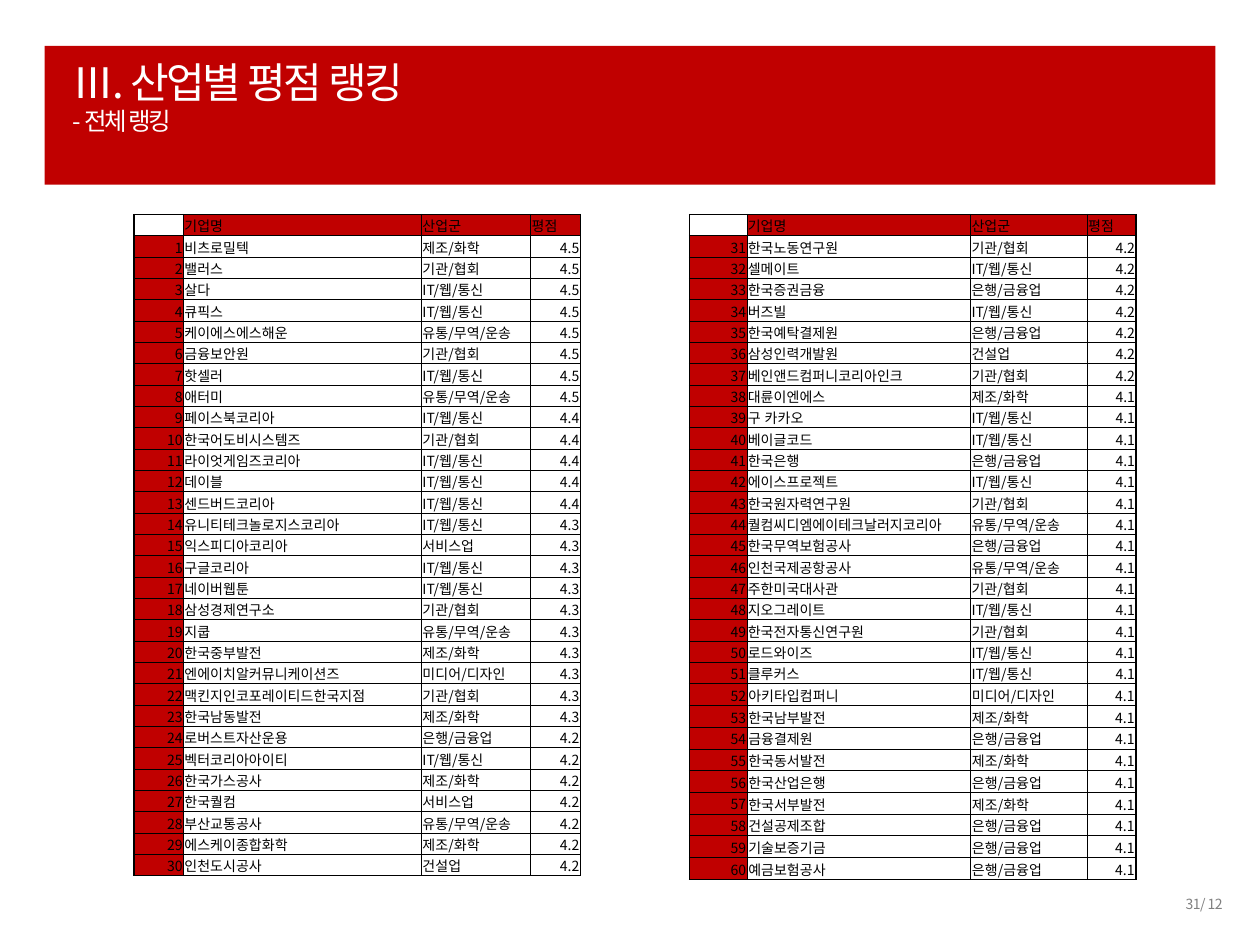
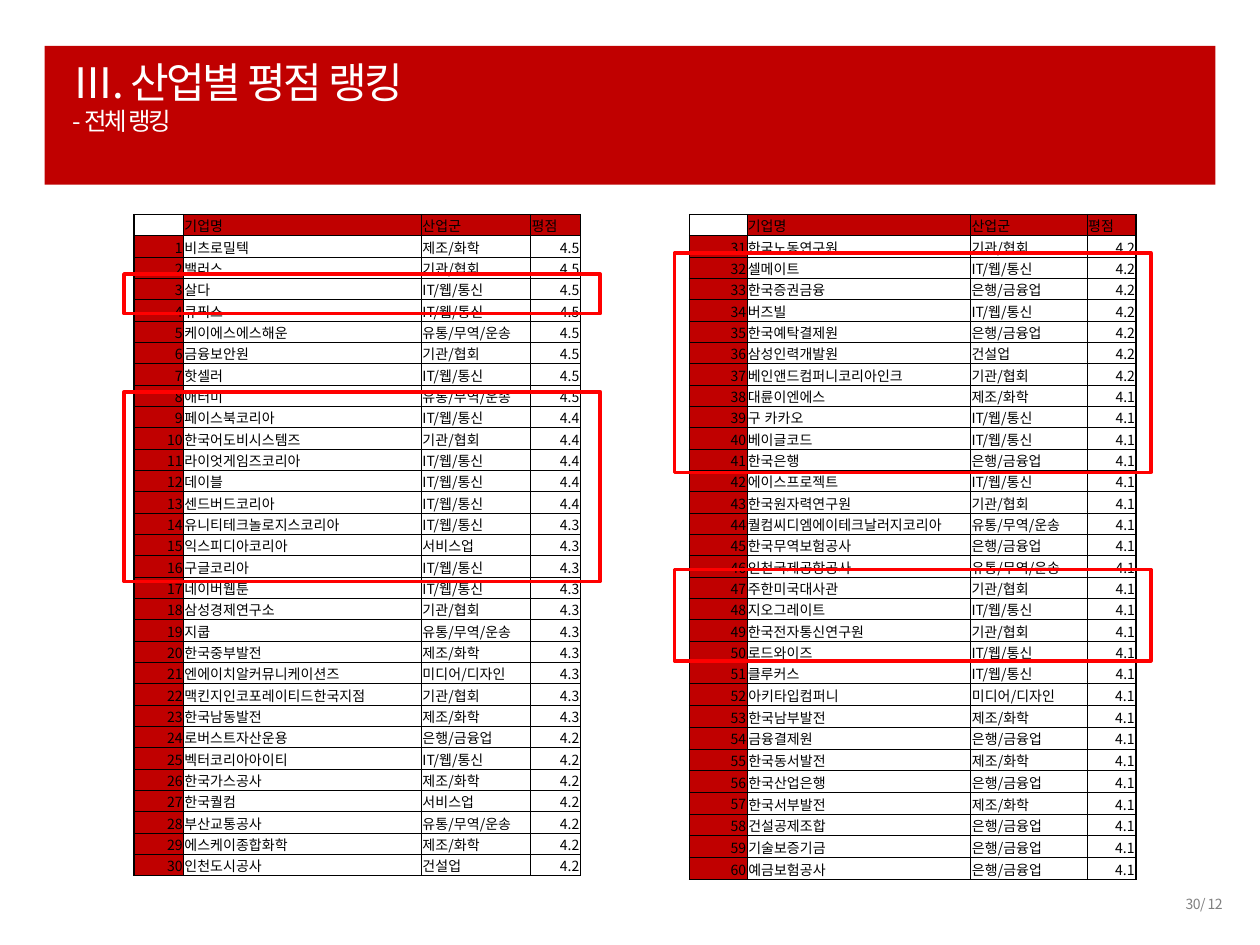
Before and after one commit to ParkHwan/R-studio, a slide deck: slide 30 of project/최종 발표자료.pptx (slide 31 before the commit). Drawn at 1260x945 pixels with LibreOffice and Linux fonts; fonts in the diff are those of the drawing. Boxes give left, top, right and bottom in pixels: in the first picture for what was removed or moved away, otherwise in the second. Text is boxed around its words. In the diff, an @@ line names an element or a change of style, - is before the commit and + after.

Commit message:
0418

```diff
--- a/project/최종 발표자료.pptx
+++ b/project/최종 발표자료.pptx
@@ rectangle added at box(674, 253, 1150, 472), outline #FF0000 2 pt @@
@@ rectangle added at box(123, 275, 600, 314), outline #FF0000 2 pt @@
@@ rectangle added at box(123, 392, 600, 582), outline #FF0000 2 pt @@
@@ rectangle added at box(674, 570, 1150, 662), outline #FF0000 2 pt @@
@@ page number at box(1186, 898, 1223, 912): text changed @@
-31/ 12
+30/ 12
```
Also in this commit, not shown: 3 other slides changed, 1 slide removed.
